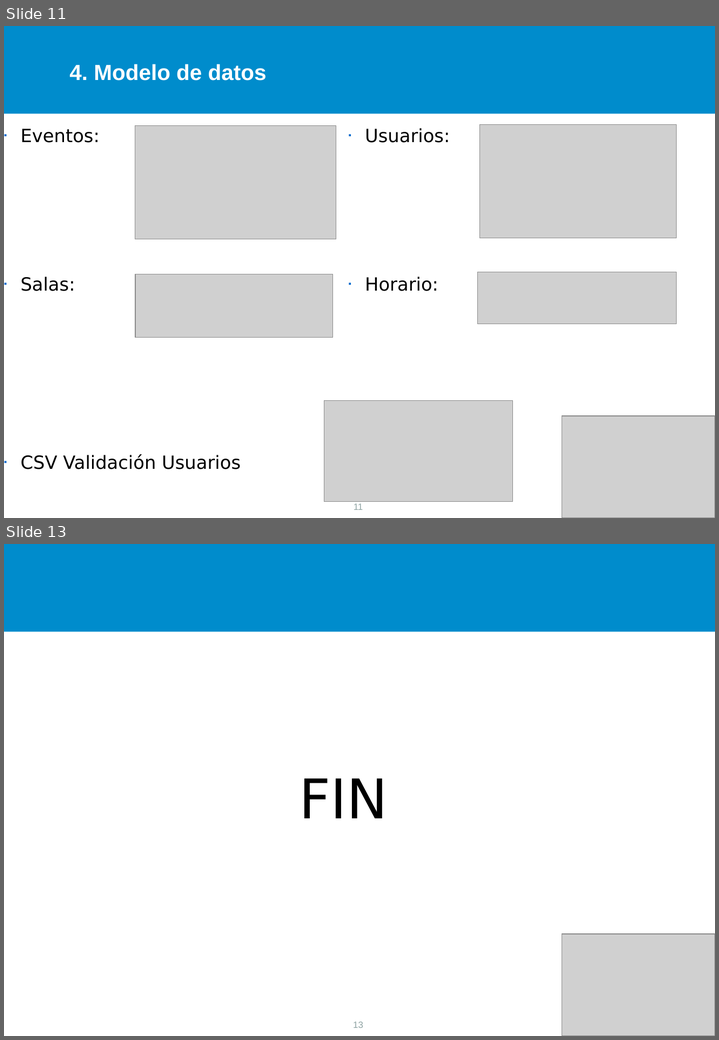
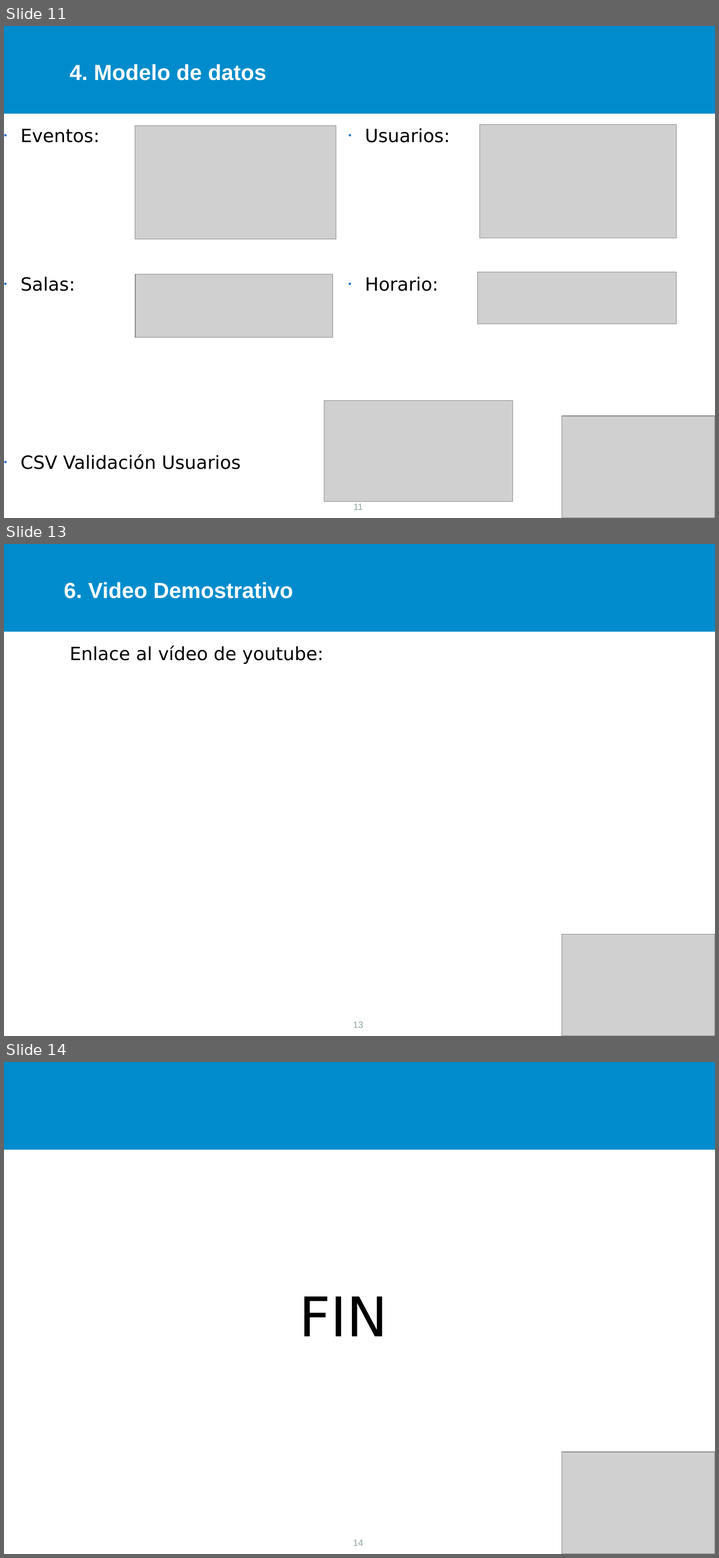
Before and after one commit to davidgoen/plantilla-memoria, a slide deck: Presentacion TFG.odp. Shown one above the other, each under a label of ours: slides 11 and 13 before the commit, slides 11, 13 and 14 after it; the slides between them are not shown. The pictures are 719x1040 and 719x1558 pixels, drawn with LibreOffice and Linux fonts; fonts in the diff are those of the drawing; grey boxes stand for pictures. Boxes give left, top, right and bottom in pixels: in the first picture for what was removed or moved away, otherwise in the second. Text is boxed around its words. In the diff, an @@ line names an element or a change of style, - is before the commit and + after.

```diff
--- a/Presentacion TFG.odp
+++ b/Presentacion TFG.odp
@@ slide 13 added at (4, 544, 715, 1036), background #FFFFFF; not listed: 2 template elements that a slide beside it also shows @@
@@ title added at (64, 582, 293, 599), 24 pt, text #FFFFFF, bold @@
+6. Video Demostrativo
@@ text added at (70, 646, 323, 664), 20 pt, text #000000 @@
+Enlace al vídeo de youtube:
@@ picture added at (561, 934, 714, 1036) @@
@@ what was slide 13 is now slide 14 @@
@@ page number at (353, 1539, 363, 1546): text changed @@
-13
+14
```
Also in this commit, not shown: 1 other slide added, 1 slide removed.
